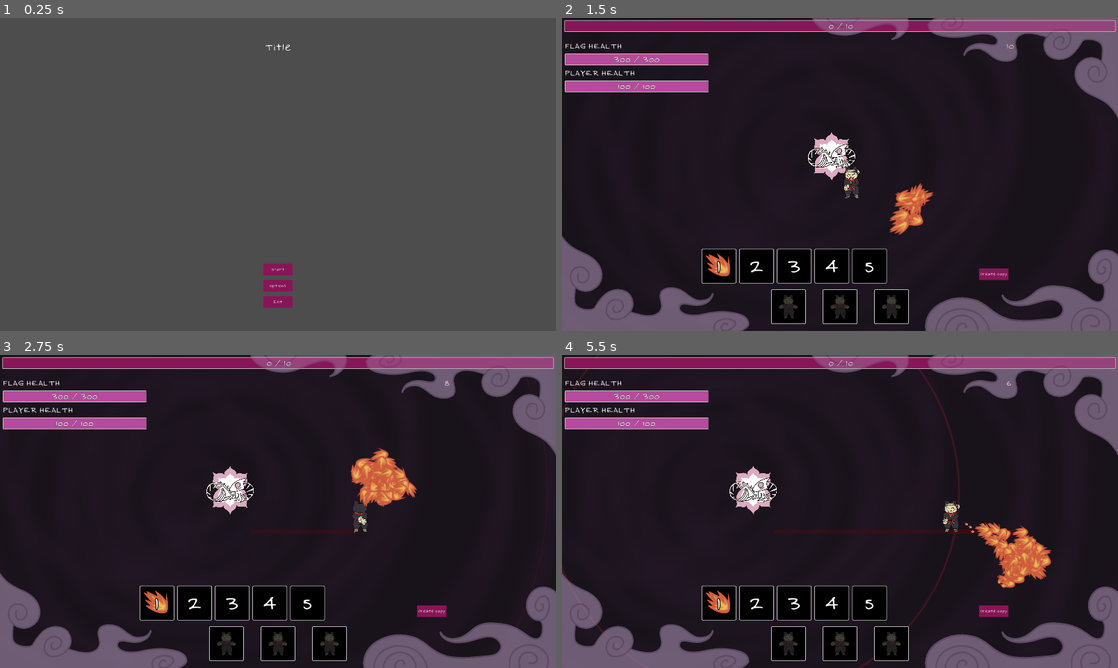
Above: before the commit, frames 1-4 (two rows, left to right).
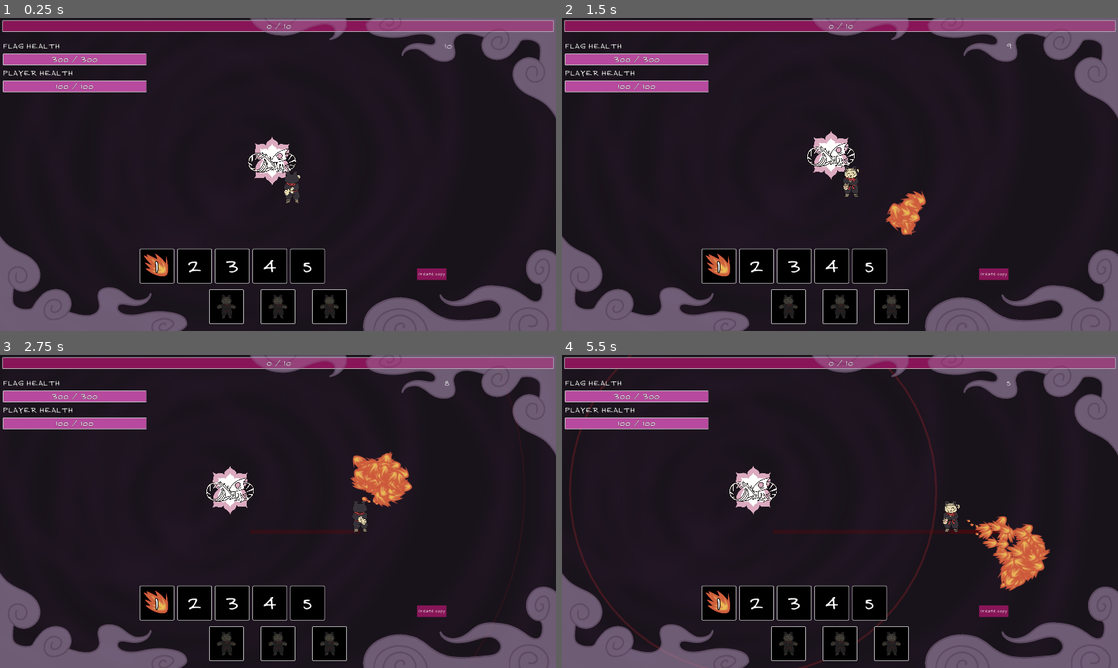
Above: after the commit, the same moments.

Repository: duckenclaw/gmtk2025
Game: Godot game, scene res://src/game/game.tscn
Same seed, same stepped clock (60 frames per second), same inputs: the game is played once before the commit and once after it. Before the commit the project starts from res://src/main_menu.tscn.
Inputs (mouse positions are in pixels of both pictures, inside the frame that each line leads up to):
- Up to frame 1 (0.25 s): no input
- Up to frame 2 (1.5 s): click (840, 268) at 0.5 s, where only the run before the commit has a clickable "Start"; click "Create copy" at 1.25 s
- Up to frame 3 (2.75 s): move the mouse to (400, 495) at 2.02 s; press the mouse at (400, 495) at 2.03 s; hold Right (ui_right) from 2.03 s (still down)
- Up to frame 4 (5.5 s): release Right (ui_right) at 2.75 s; release the mouse at (962, 495) at 2.75 s; drag from (728, 527) to (923, 517) at 2.77 s; move the mouse to (895, 442) at 3.52 s; press the mouse at (895, 442) at 3.53 s; hold Right (ui_right) 3.53-4.25 s; release the mouse at (895, 442) at 4.25 s; drag from (812, 574) to (1006, 517) at 4.27 s; move the mouse to (1006, 558) at 5.02 s; press the mouse at (1006, 558) at 5.03 s; hold Left (ui_left) from 5.03 s (still down)

The runs differ from the first frame. In frame 1, 98% of the frame differs, in the area x 0-100%, y 0-100%; in frame 2, 1.1%; in frame 3, 1.0%; in frame 4, 2.2%.

Commit message:
added web export preset

Diff:
--- a/project.godot
+++ b/project.godot
@@ -11,7 +11,7 @@
 [application]
 
 config/name="gmtk2025"
-run/main_scene="uid://ihpur1o3hacr"
+run/main_scene="uid://c0sene84p44ry"
 config/features=PackedStringArray("4.5", "GL Compatibility")
 config/icon="res://icon.svg"
 
@@ -125,5 +125,5 @@
 
 renderer/rendering_method="gl_compatibility"
 renderer/rendering_method.mobile="gl_compatibility"
-anti_aliasing/quality/msaa_2d=1
-anti_aliasing/quality/msaa_3d=1
+textures/vram_compression/import_etc2_astc=true
+limits/spatial_indexer/threaded_cull_minimum_instances=65536
--- a/src/tests/player_test.tscn
+++ /dev/null
@@ -1,30 +0,0 @@
-[gd_scene load_steps=3 format=3 uid="uid://dg38jrcdqfrrh"]
-
-[ext_resource type="PackedScene" uid="uid://cni2a6p1fkqef" path="res://src/player/player.tscn" id="1_5gv50"]
-[ext_resource type="PackedScene" uid="uid://cgpkr8nvf4qyk" path="res://src/enemies/enemy.tscn" id="2_pp32a"]
-
-[node name="PlayerTest" type="Node2D"]
-
-[node name="Player" parent="." instance=ExtResource("1_5gv50")]
-position = Vector2(684, 380)
-
-[node name="Enemy" parent="." instance=ExtResource("2_pp32a")]
-position = Vector2(378, 179)
-
-[node name="Enemy2" parent="." instance=ExtResource("2_pp32a")]
-position = Vector2(287, 289)
-
-[node name="Enemy3" parent="." instance=ExtResource("2_pp32a")]
-position = Vector2(307, 370)
-
-[node name="Enemy4" parent="." instance=ExtResource("2_pp32a")]
-position = Vector2(394, 418)
-
-[node name="Enemy5" parent="." instance=ExtResource("2_pp32a")]
-position = Vector2(536, 231)
-
-[node name="Enemy6" parent="." instance=ExtResource("2_pp32a")]
-position = Vector2(658, 155)
-
-[node name="Enemy7" parent="." instance=ExtResource("2_pp32a")]
-position = Vector2(658, 155)
--- a/src/tests/test_scene.tscn
+++ /dev/null
@@ -1,3 +0,0 @@
-[gd_scene format=3 uid="uid://bhq1jv7aux4tw"]
-
-[node name="TestScene" type="Node"]
Not shown, added: export_presets.cfg
